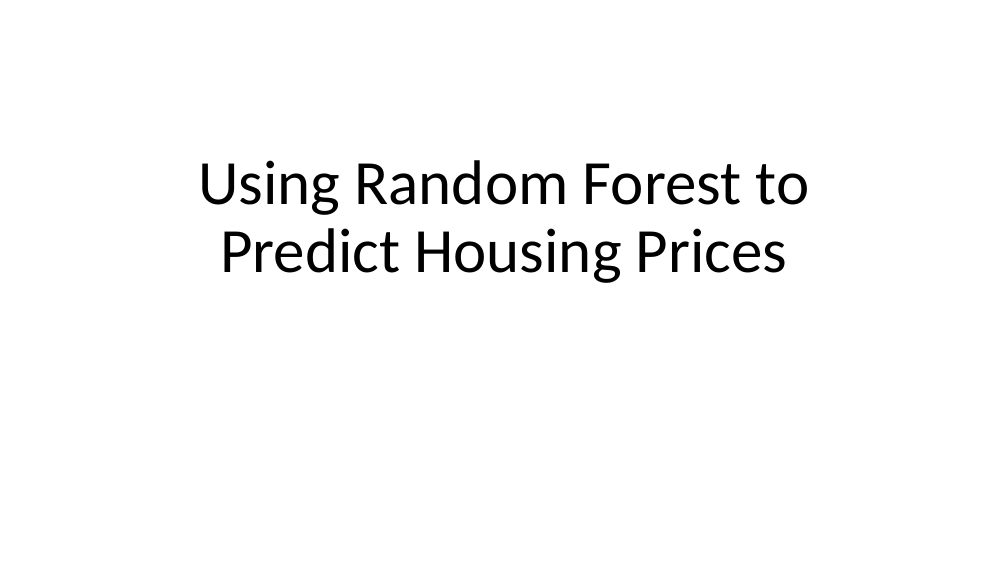
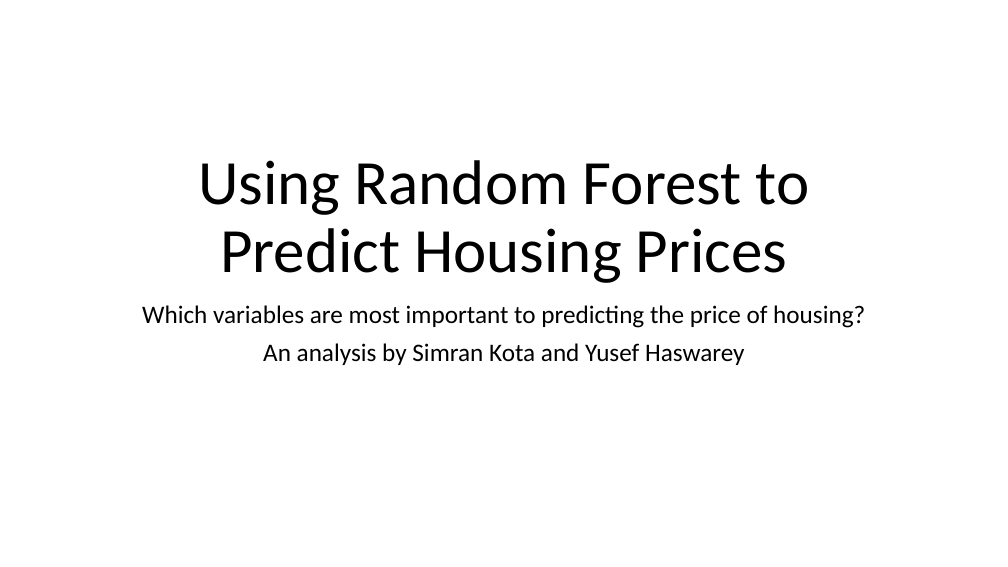
Before and after one commit to simrankota/comp4442_finalproject, a slide deck: slide 1 of skeleton_deck.pptx. Drawn at 1008x567 pixels with LibreOffice and Linux fonts; fonts in the diff are those of the drawing. Boxes give left, top, right and bottom in pixels: in the first picture for what was removed or moved away, otherwise in the second. Text is boxed around its words. In the diff, an @@ line names an element or a change of style, - is before the commit and + after.

Commit message:
Should be mostly done now
Mostly filled skeleton deck and added top 10 variables for remaining 2 models, since variance between training sets of the models will lead to different importance values.

```diff
--- a/skeleton_deck.pptx
+++ b/skeleton_deck.pptx
@@ subtitle added at (x1=142, y1=305, x2=865, y2=365), 24 pt, text #000000 @@
+Which variables are most important to predicting the price of housing?
+An analysis by Simran Kota and Yusef Haswarey
```
Also in this commit, not shown: 5 other slides changed, 1 other file.
